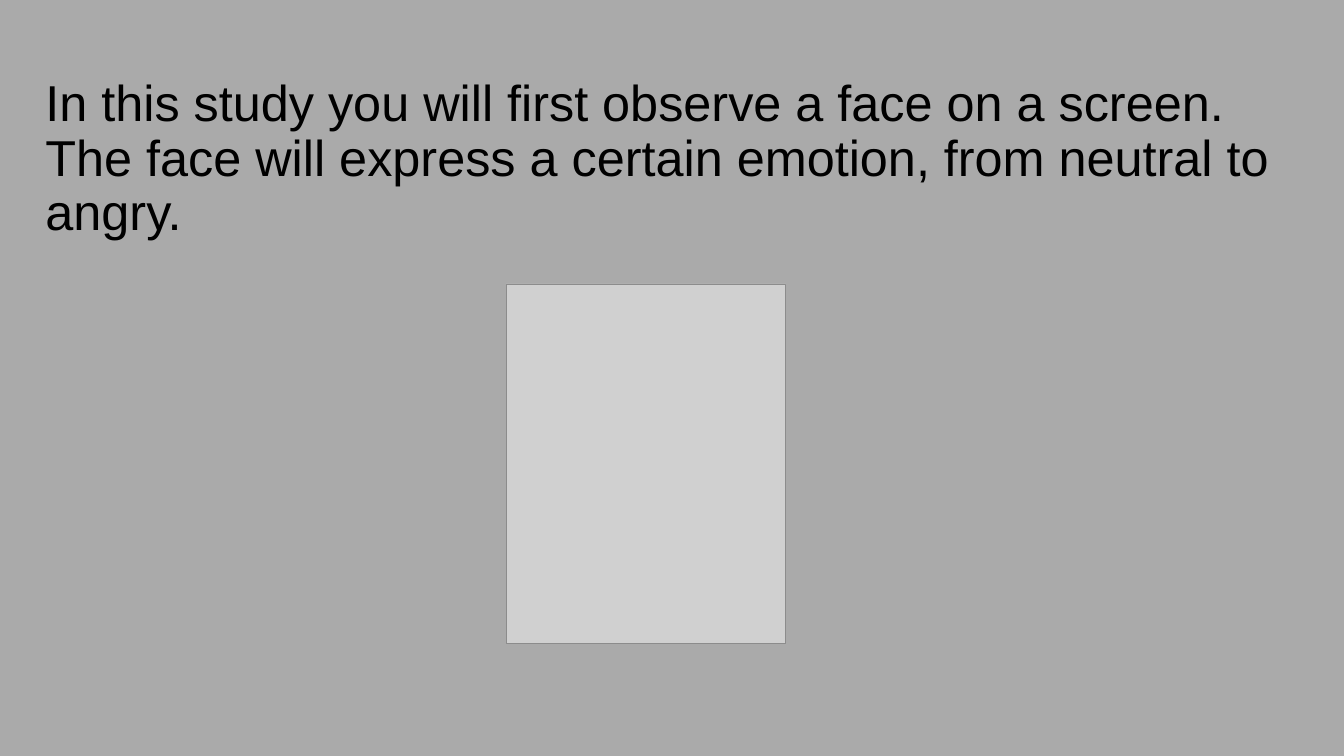
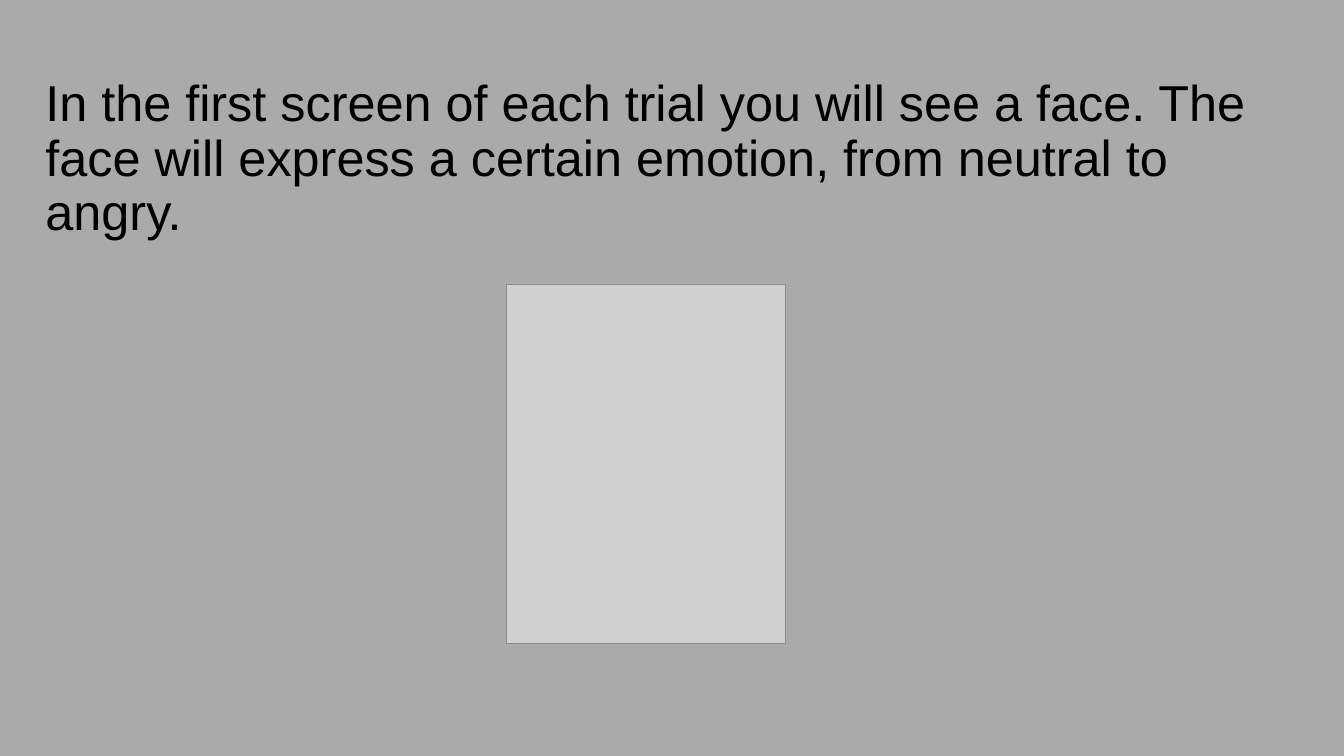
Before and after one commit to GoldenbergLab/task-group-categorization-amit, a slide deck: slide 2 of img/ins_just_ensamble/instructions2.4.19.pptx (slide 1 before the commit). Drawn at 1344x756 pixels with LibreOffice and Linux fonts; fonts in the diff are those of the drawing; grey boxes stand for pictures. Boxes give left, top, right and bottom in pixels: in the first picture for what was removed or moved away, otherwise in the second. Text is boxed around its words. In the diff, an @@ line names an element or a change of style, - is before the commit and + after.

```diff
--- a/img/ins_just_ensamble/instructions2.4.19.pptx
+++ b/img/ins_just_ensamble/instructions2.4.19.pptx
@@ title at [45,84,1245,240]: text changed @@
-In this study you will first observe a face on a screen. The face will express a certain emotion, from neutral to angry.
+In the first screen of each trial you will see a face. The face will express a certain emotion, from neutral to angry.
```
Also in this commit, not shown: 5 other slides changed, 1 slide added, 1 slide removed, 1 other file.
